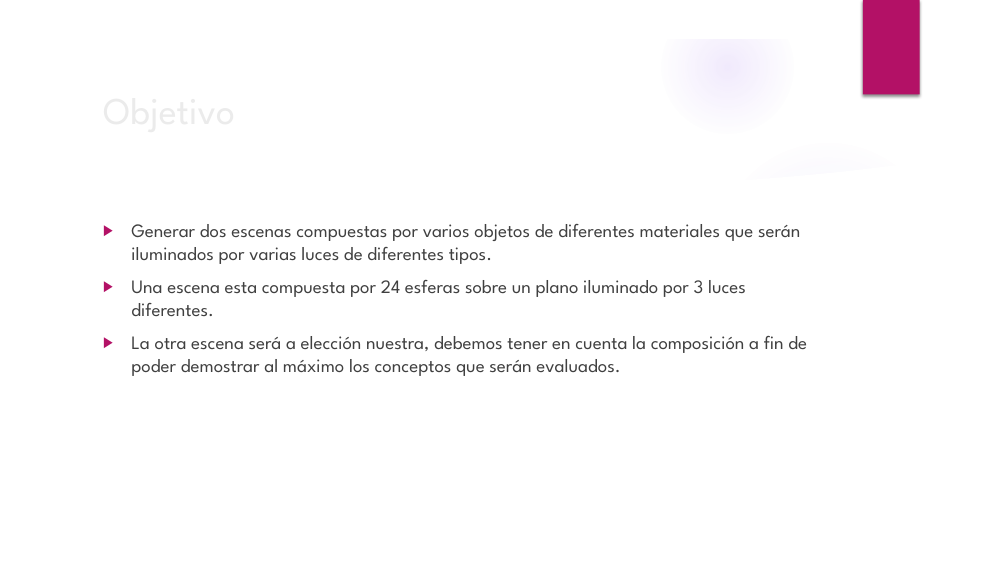
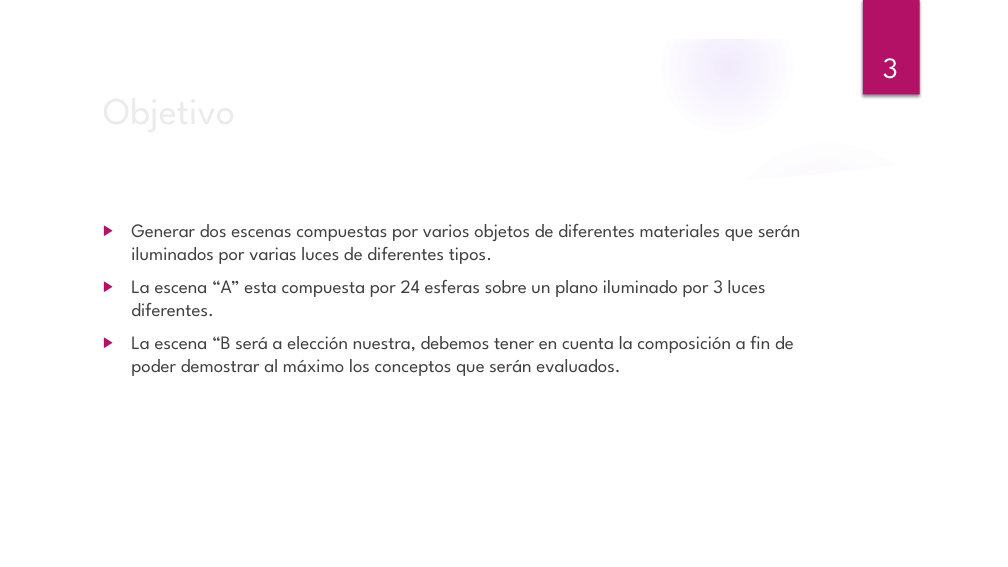
Before and after one commit to nlandau91/CG2019, a slide deck: slide 3 of Proyecto2/Presentacion Proyecto 2.pptx. Drawn at 1008x567 pixels with LibreOffice and Linux fonts; fonts in the diff are those of the drawing; background and template pictures are left out. Boxes give left, top, right and bottom in pixels: in the first picture for what was removed or moved away, otherwise in the second. Text is boxed around its words. In the diff, an @@ line names an element or a change of style, - is before the commit and + after.

```diff
--- a/Proyecto2/Presentacion Proyecto 2.pptx
+++ b/Proyecto2/Presentacion Proyecto 2.pptx
@@ page number added at box(883, 58, 898, 79), 28 pt, text #FFFFFF @@
+3
@@ text at box(131, 280, 794, 376): text changed @@
-▶ Una escena esta compuesta por 24 esferas sobre un plano iluminado por 3 luces diferentes.
-▶ La otra escena será a elección nuestra, debemos tener en cuenta la composición a fin de poder demostrar al máximo los conceptos que serán evaluados.
+▶ La escena “A” esta compuesta por 24 esferas sobre un plano iluminado por 3 luces diferentes.
+▶ La escena “B será a elección nuestra, debemos tener en cuenta la composición a fin de poder demostrar al máximo los conceptos que serán evaluados.
```
Also in this commit, not shown: 5 other slides changed, 1 slide added, 4 slides removed.
